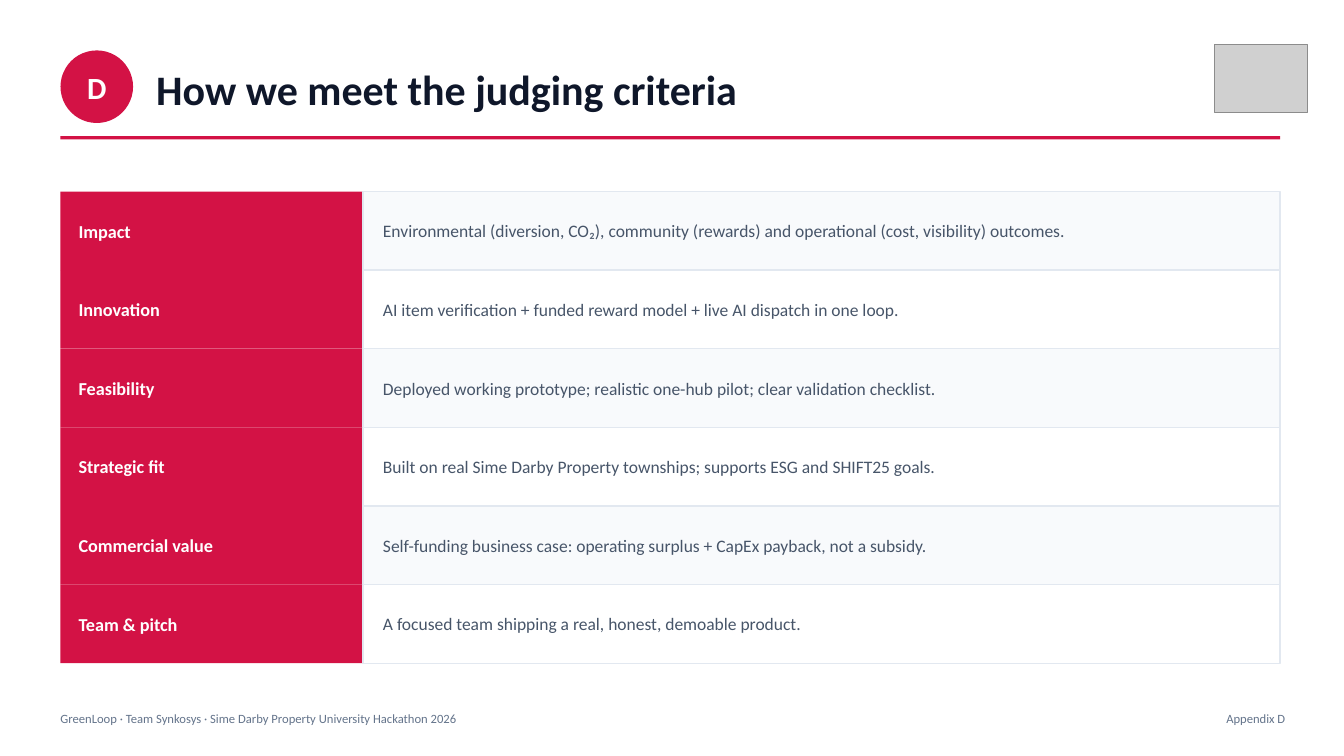
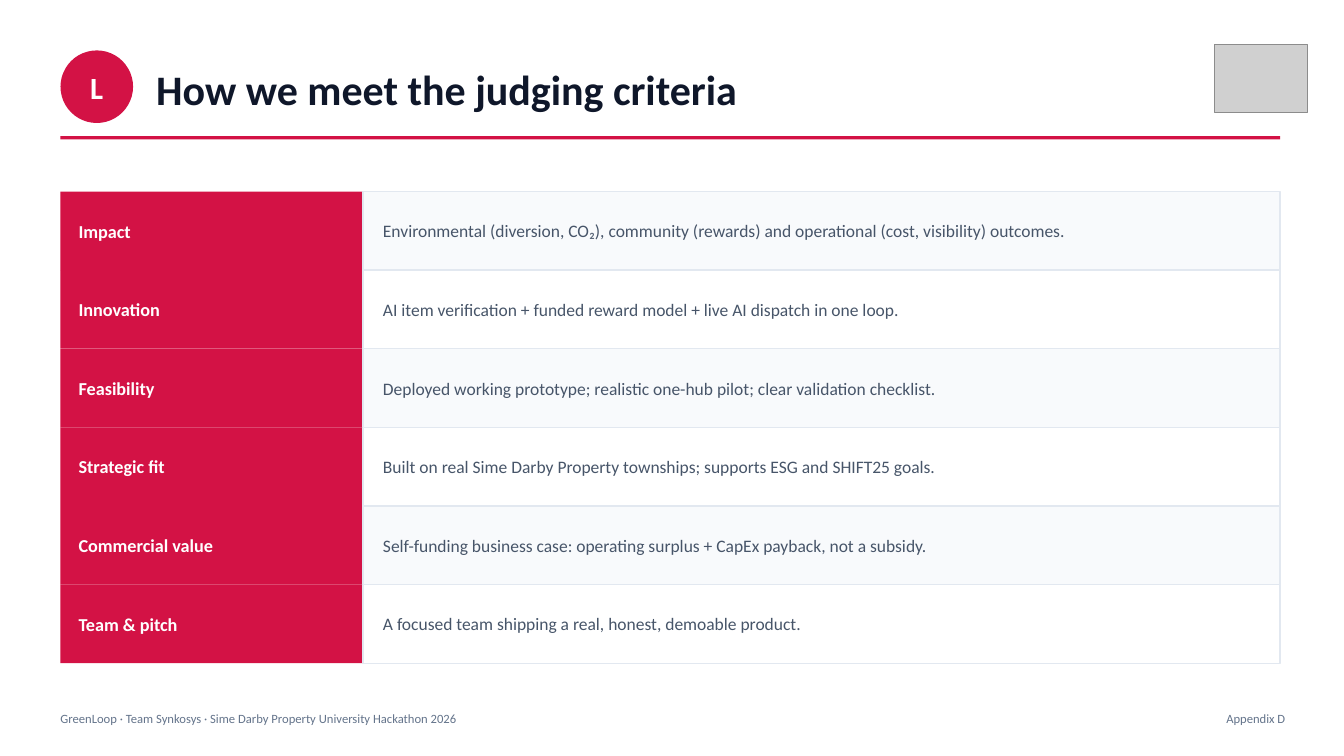
Before and after one commit to NajibAzir/greenloop, a slide deck: slide 13 of GreenLoop_Appendix.pptx (slide 5 before the commit). Drawn at 1344x756 pixels with LibreOffice and Linux fonts; fonts in the diff are those of the drawing; grey boxes stand for pictures. Boxes give left, top, right and bottom in pixels: in the first picture for what was removed or moved away, otherwise in the second. Text is boxed around its words. In the diff, an @@ line names an element or a change of style, - is before the commit and + after.

```diff
--- a/GreenLoop_Appendix.pptx
+++ b/GreenLoop_Appendix.pptx
@@ text in ellipse at (90,79,103,99): text changed @@
-D
+L
```
Also in this commit, not shown: 3 other slides changed, 8 slides added.
